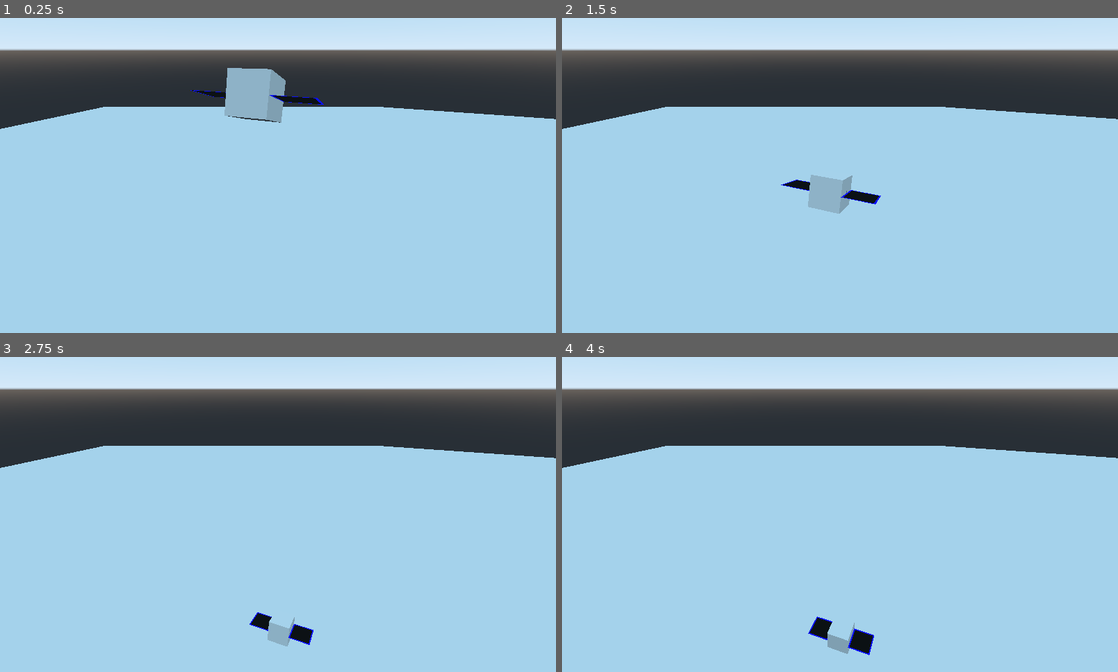
Above: before the commit, frames 1-4 (two rows, left to right).
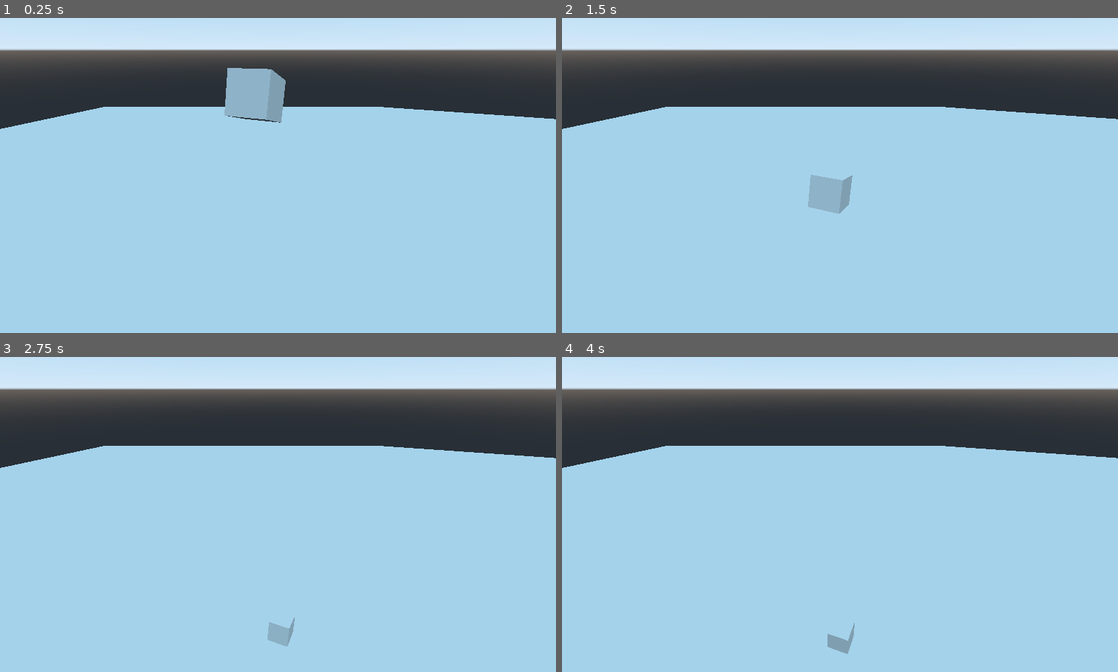
Above: after the commit, the same moments.

Repository: RhodiumTheDev/Moonraker-Simulator
Game: Godot game, scene res://Scenes/Enviroments/Main.tscn
Two runs of this game, one before a commit and one after it. Both use one fixed random seed, a clock stepped at 60 frames per second and the inputs below.
Inputs (mouse positions are in pixels of both pictures, inside the frame that each line leads up to):
- Up to frame 1 (0.25 s): no input
- Up to frame 2 (1.5 s): move the mouse to (962, 153) at 0.52 s; click (962, 153) at 0.67 s; drag from (728, 188) to (812, 235) at 1.27 s
- Up to frame 3 (2.75 s): move the mouse to (333, 438) at 2.02 s; click (333, 438) at 2.17 s
- Up to frame 4 (4 s): drag from (812, 574) to (673, 460) at 2.77 s; move the mouse to (1006, 558) at 3.52 s; click (1006, 558) at 3.67 s

The runs differ from the first frame. In frame 1, 0.2% of the frame differs, in the area x 34-59%, y 22-28%; in frame 2, 0.3%; in frame 3, 0.3%; in frame 4, 0.4%, in the area x 44-57%, y 82-95%.

Commit message:
Imported project into Intellij, moved scripts to Scripts folder

Diff:
--- a/Scenes/Aircraft/Lifting_Body.tscn
+++ b/Scenes/Aircraft/Lifting_Body.tscn
@@ -1,8 +1,9 @@
 [gd_scene load_steps=4 format=2]
 
-[ext_resource path="res://Scenes/Aircraft/Lifting_Body.gd" type="Script" id=1]
+[ext_resource path="res://Scripts/Lifting_Body.gd" type="Script" id=1]
 [ext_resource path="res://Assets/Models/testWingV2.obj" type="ArrayMesh" id=2]
 [ext_resource path="res://Assets/Materials/wing_shader_material.tres" type="Material" id=3]
+
 
 [node name="Lifting_Body" type="MeshInstance"]
 mesh = ExtResource( 2 )
--- a/Scenes/Aircraft/Test_Aircraft.tscn
+++ b/Scenes/Aircraft/Test_Aircraft.tscn
@@ -1,7 +1,8 @@
 [gd_scene load_steps=5 format=2]
 
 [ext_resource path="res://Scenes/Aircraft/Lifting_Body.tscn" type="PackedScene" id=1]
-[ext_resource path="res://Scenes/Aircraft/Aircraft.gd" type="Script" id=2]
+[ext_resource path="res://Scripts/Aircraft.gd" type="Script" id=2]
+
 
 [sub_resource type="CubeMesh" id=1]
 
--- a/Scenes/Enviroments/Main.tscn
+++ b/Scenes/Enviroments/Main.tscn
@@ -15,7 +15,6 @@
 
 [node name="Test_Aircraft" parent="Aircraft" instance=ExtResource( 1 )]
 transform = Transform( 1, 0, 0, 0, 0.948959, 0.315401, 0, -0.315401, 0.948959, 0, 20, 0 )
-DEBUG_MODE = true
 
 [node name="OrbitCameraAnchor" type="Spatial" parent="Aircraft/Test_Aircraft"]
 
Renamed: Scenes/Aircraft/Aircraft.gd -> Scripts/Aircraft.gd
Renamed: Scenes/Aircraft/Lifting_Body.gd -> Scripts/Lifting_Body.gd
Renamed: Scenes/Aircraft/Test_Aircraft.gd -> Scripts/Test_Aircraft.gd
